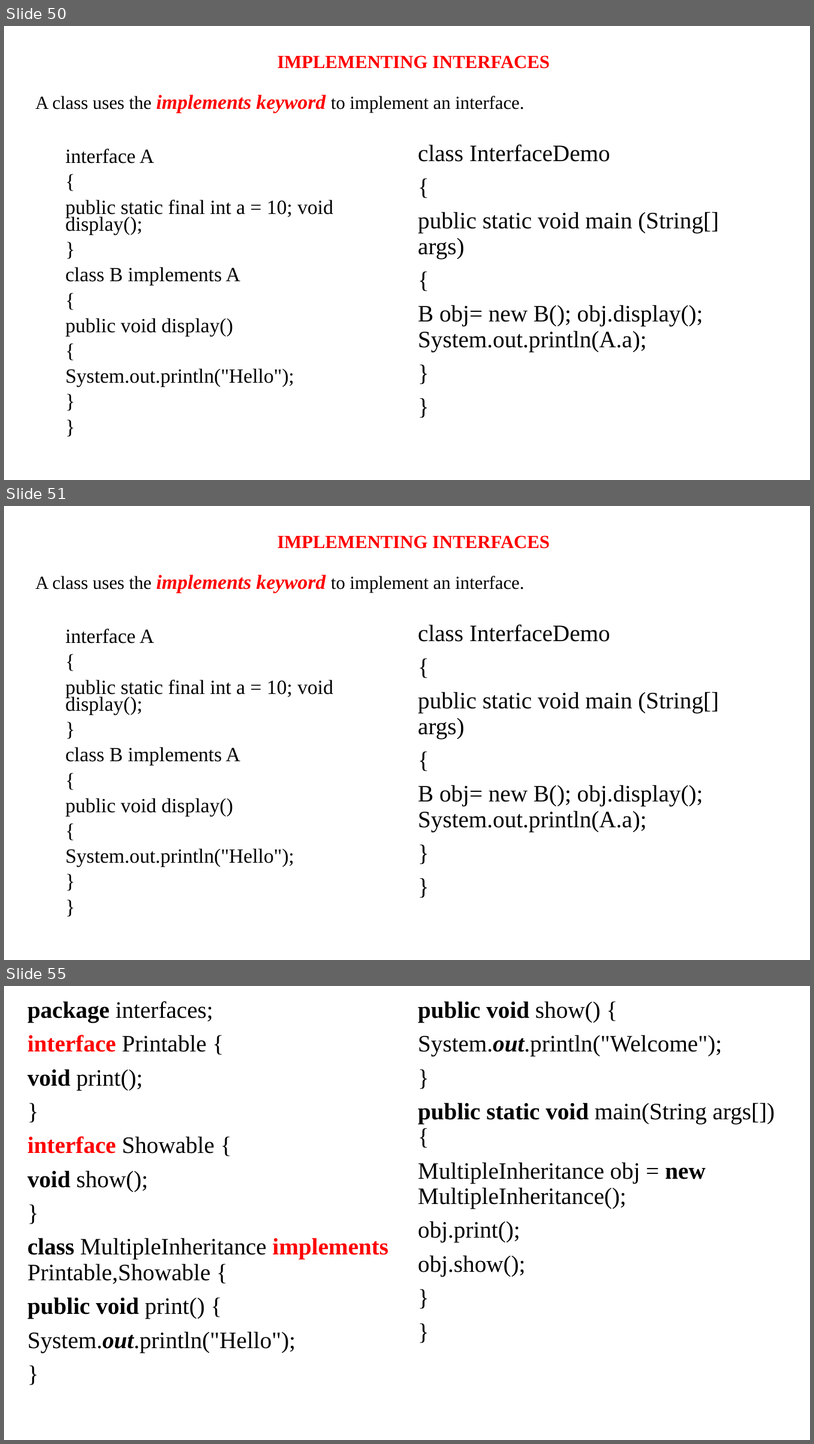
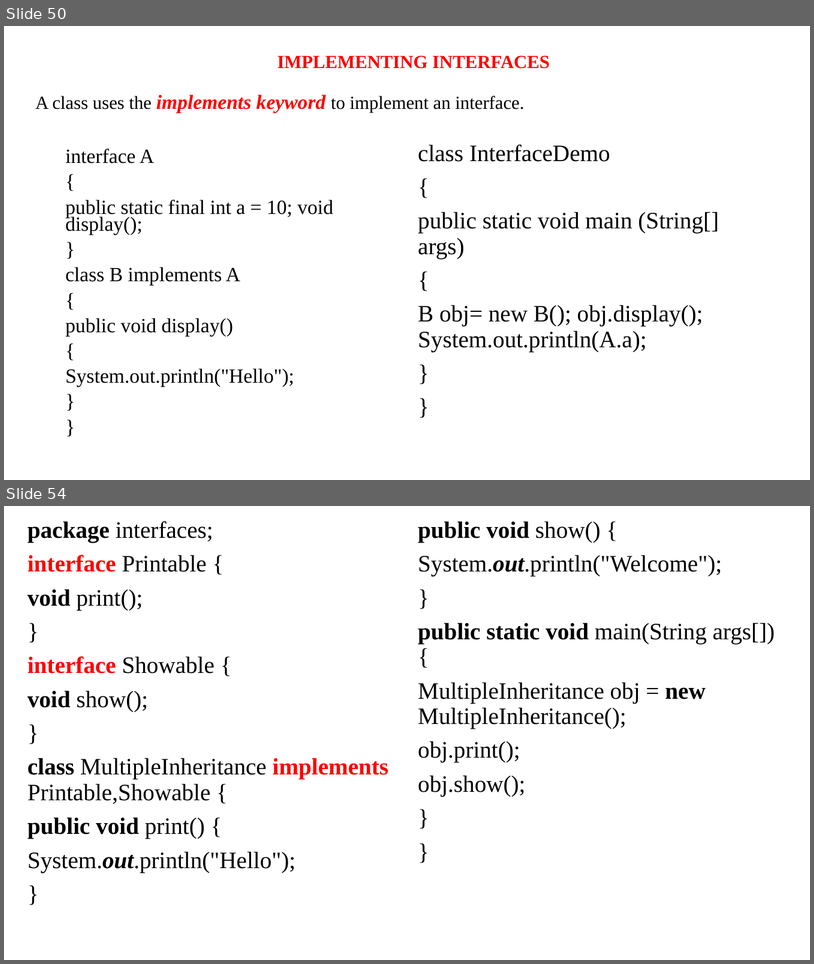
Before and after one commit to anvesh1987/Java-Programs-CSE-G, a slide deck: UNIT–II.ppt. Shown one above the other, each under a label of ours: slides 50, 51 and 55 before the commit, slides 50 and 54 after it; the slides between them are not shown. The pictures are 814x1444 and 814x964 pixels, drawn with LibreOffice and Linux fonts; fonts in the diff are those of the drawing. Boxes give left, top, right and bottom in pixels: in the first picture for what was removed or moved away, otherwise in the second. Text is boxed around its words. In the diff, an @@ line names an element or a change of style, - is before the commit and + after.

```diff
--- a/UNIT–II.ppt
+++ b/UNIT–II.ppt
@@ slide 51 removed at bbox=[4, 506, 810, 960], background #FFFFFF @@
@@ title removed at bbox=[35, 535, 550, 593] @@
-IMPLEMENTING INTERFACES
-A class uses the implements keyword to implement an interface.
@@ text removed at bbox=[65, 628, 333, 867] @@
-interface A
-{
-public static final int a = 10; void display();
-}
-class B implements A
-{
-public void display()
-{
-System.out.println("Hello");
-}
-}
@@ text removed at bbox=[418, 624, 719, 831] @@
-class InterfaceDemo
-{
-public static void main (String[] args)
-{
-B obj= new B(); obj.display(); System.out.println(A.a);
-}
-}
@@ what was slide 55 is now slide 54 @@
```
Also in this commit, not shown: 4 slides changed.
